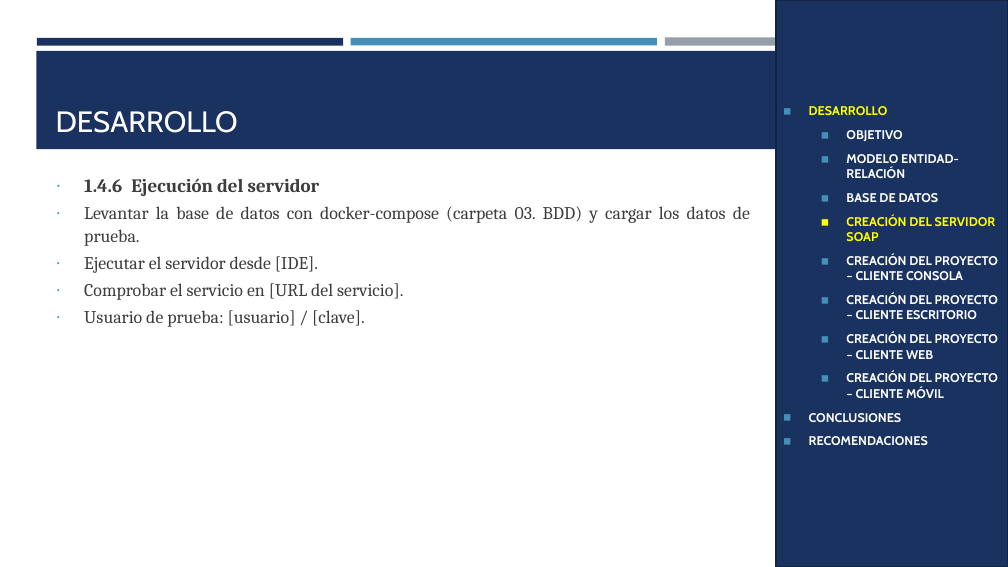
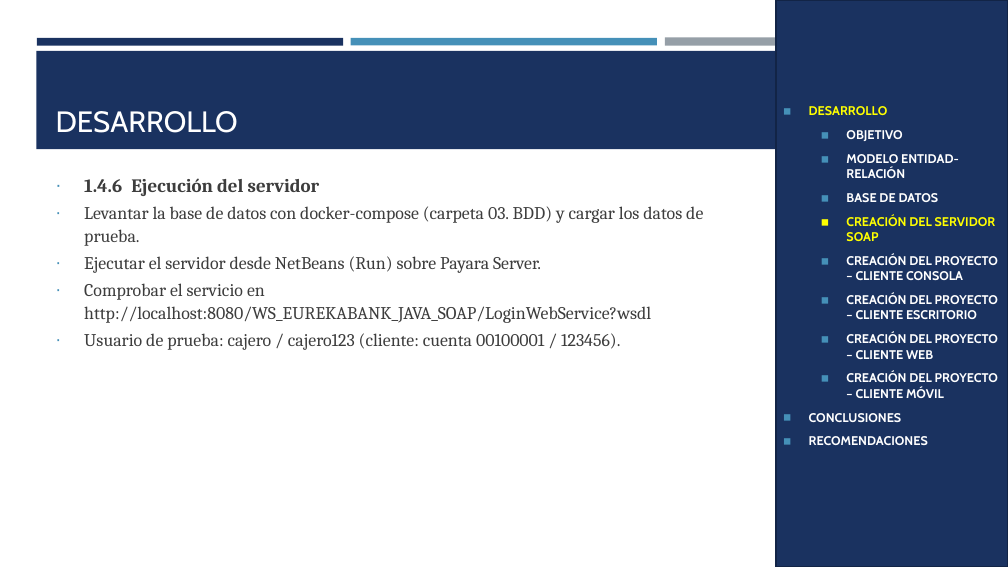
Before and after one commit to IMarcusDev/TI.1.1.-PAO202651_SOAP_JAVA_CONBDD_NRC36883_GR04, a slide deck: slide 12 of 05. DOCUMENTACION/PRESENTACION TI.1.1. SOAP con BDD en JAVA GR4.pptx. Drawn at 1008x567 pixels with LibreOffice and Linux fonts; fonts in the diff are those of the drawing. Boxes give left, top, right and bottom in pixels: in the first picture for what was removed or moved away, otherwise in the second. Text is boxed around its words. In the diff, an @@ line names an element or a change of style, - is before the commit and + after.

```diff
--- a/05. DOCUMENTACION/PRESENTACION TI.1.1. SOAP con BDD en JAVA GR4.pptx
+++ b/05. DOCUMENTACION/PRESENTACION TI.1.1. SOAP con BDD en JAVA GR4.pptx
@@ text at box(84, 206, 703, 246): alignment justified to left @@
@@ text at box(84, 256, 651, 350): text changed @@
-∙ Ejecutar el servidor desde [IDE].
-∙ Comprobar el servicio en [URL del servicio].
-∙ Usuario de prueba: [usuario] / [clave].
+∙ Ejecutar el servidor desde NetBeans (Run) sobre Payara Server.
+∙ Comprobar el servicio en http://localhost:8080/WS_EUREKABANK_JAVA_SOAP/LoginWebService?wsdl
+∙ Usuario de prueba: cajero / cajero123 (cliente: cuenta 00100001 / 123456).
```
Also in this commit, not shown: 19 other slides changed, 4 slides added.
